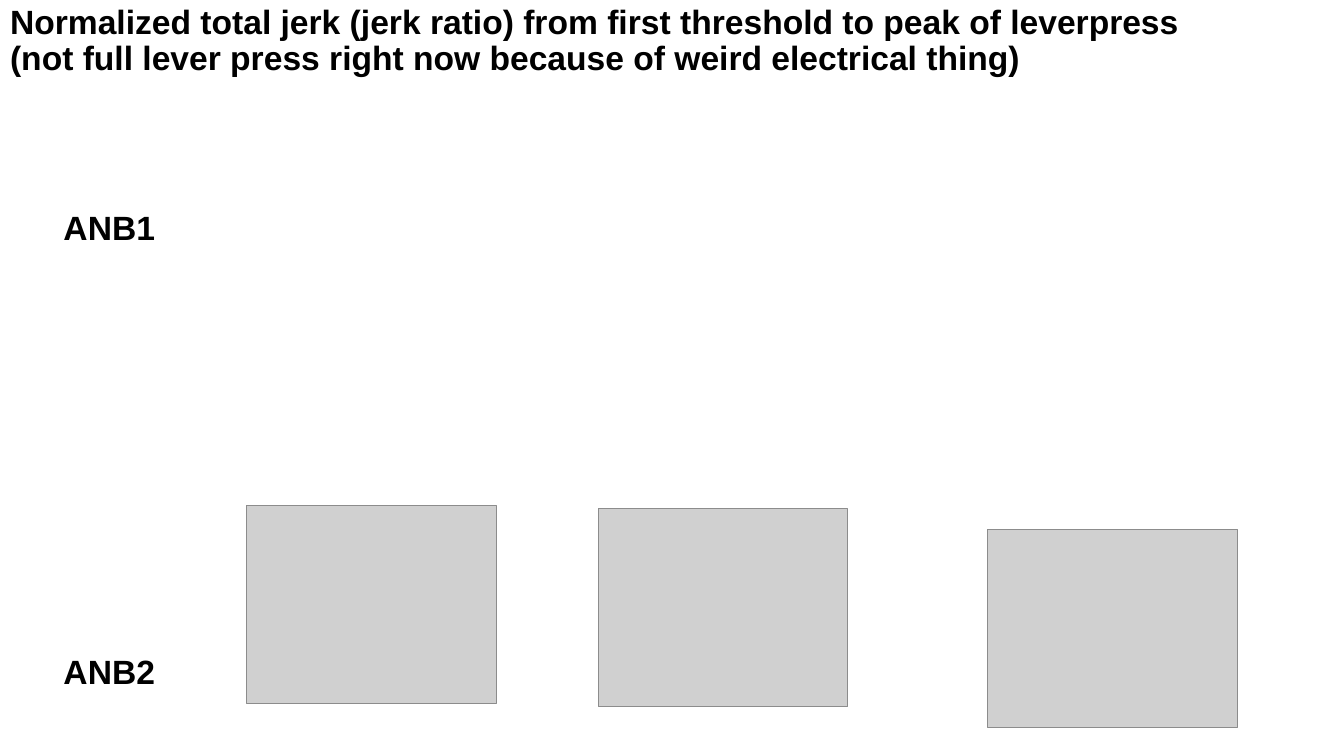
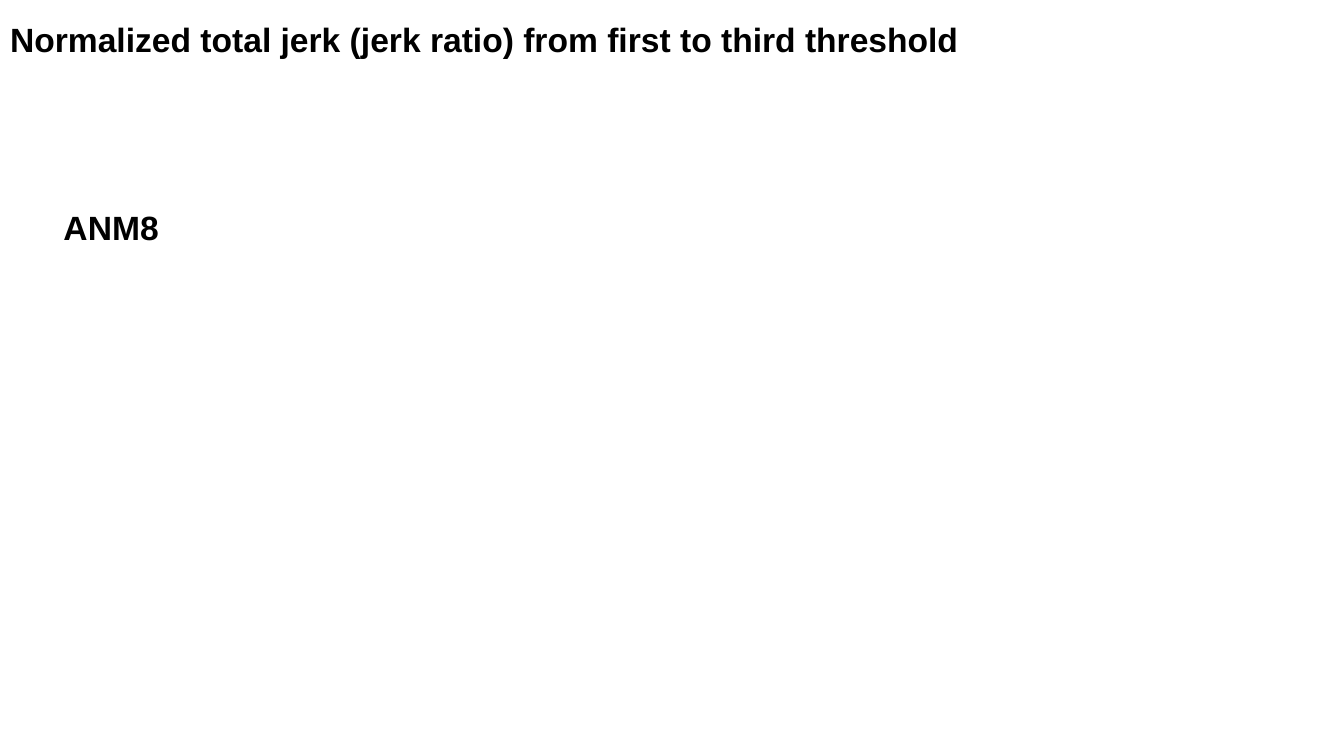
Before and after one commit to paulazoo/behavior, a slide deck: slide 6 of presentations_and_figures/240205.pptx. Drawn at 1344x756 pixels with LibreOffice and Linux fonts; fonts in the diff are those of the drawing; grey boxes stand for pictures. Boxes give left, top, right and bottom in pixels: in the first picture for what was removed or moved away, otherwise in the second. Text is boxed around its words. In the diff, an @@ line names an element or a change of style, - is before the commit and + after.

Commit message:
align to first threshold and do jerk and search down first the nup

```diff
--- a/presentations_and_figures/240205.pptx
+++ b/presentations_and_figures/240205.pptx
@@ title at [10, 27, 958, 59]: text changed @@
-Normalized total jerk (jerk ratio) from first threshold to peak of leverpress (not full lever press right now because of weird electrical thing)
+Normalized total jerk (jerk ratio) from first to third threshold
@@ text at [63, 216, 158, 241]: text changed @@
-ANB1
+ANM8
@@ picture removed at [247, 505, 497, 704] @@
@@ picture removed at [599, 509, 849, 708] @@
@@ picture removed at [988, 529, 1238, 728] @@
@@ text removed at [63, 660, 154, 684] @@
-ANB2
```
Also in this commit, not shown: 4 other slides changed, 1 slide added, 20 other files.
